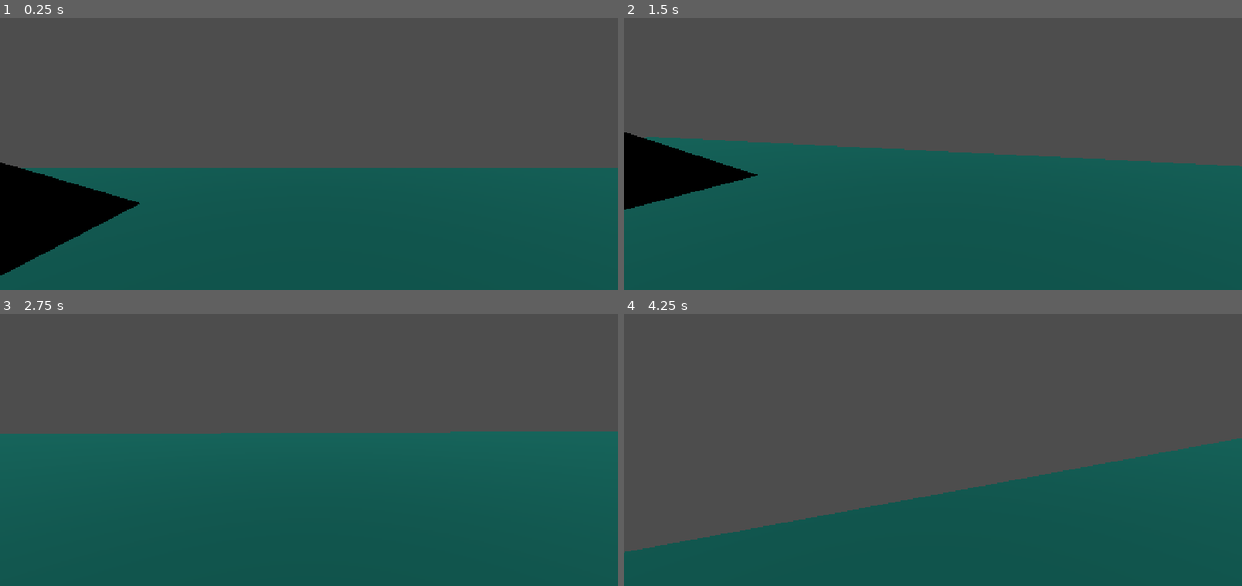
Above: before the commit, frames 1-4 (two rows, left to right).
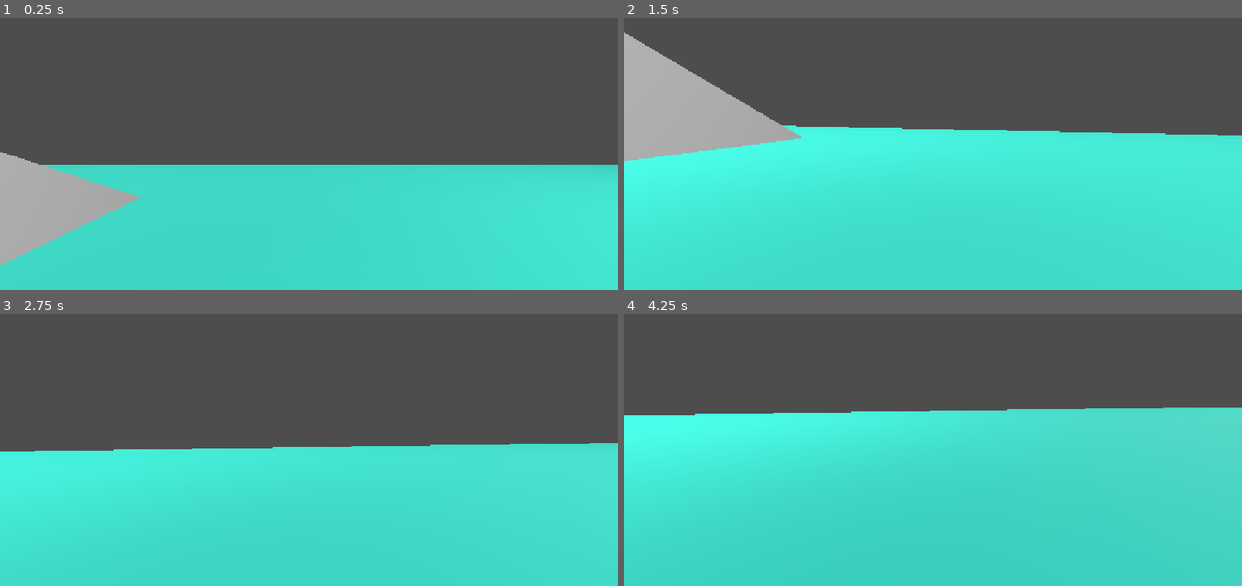
Above: after the commit, the same moments.

Repository: tamayotimothy13/3d-horrorGame
Game: Godot game, scene res://scenes/environments/training_ground_map.tscn
Same seed, same stepped clock (60 frames per second), same inputs: the game is played once before the commit and once after it.
Inputs (mouse positions are in pixels of both pictures, inside the frame that each line leads up to):
- Up to frame 1 (0.25 s): no input
- Up to frame 2 (1.5 s): move the mouse to (963, 115) at 0.52 s; hold W (walk_forward) from 0.53 s (still down); tap Space (jump) at 0.6, 0.77, 1.07 s; click (963, 115) at 0.67 s; move the mouse to (902, 118) at 1.27 s; tap F (flashlight) at 1.35 s
- Up to frame 3 (2.75 s): keep holding W (walk_forward); tap Space (jump) at 1.52, 1.55, 1.82, 2.3 s; move the mouse to (321, 406) at 2.02 s; tap ` (freefly) at 2.1 s
- Up to frame 4 (4.25 s): keep holding W (walk_forward); move the mouse to (926, 417) at 2.77 s; tap Shift (sprint) at 2.85 s; click (926, 417) at 2.92 s; tap Space (jump) at 3.02, 3.05, 3.32, 3.6, 3.77, 4.07 s; move the mouse to (976, 417) at 3.52 s

The runs differ from the first frame. In frame 1, 46% of the frame differs, in the area x 0-100%, y 49-100%; in frame 2, 63%; in frame 3, 56%; in frame 4, 64%, in the area x 0-100%, y 34-100%.

Commit message:
binigyan ng binti yung player para makatalon

Diff:
--- a/project.godot
+++ b/project.godot
@@ -92,6 +92,7 @@
 [physics]
 
 3d/physics_engine="Jolt Physics"
+3d/default_gravity=60.0
 
 [rendering]
 
--- a/scenes/environments/training_ground_map.tscn
+++ b/scenes/environments/training_ground_map.tscn
@@ -304,4 +304,10 @@
 light_color = Color(0.4506483, 0.4506483, 0.45064825, 1)
 sky_mode = 1
 
+[node name="SpotLight3D" type="SpotLight3D" parent="." unique_id=532454255]
+transform = Transform3D(-0.10146819, -0.6196292, 0.7783084, 0.12577763, 0.7680781, 0.6278823, -0.9868557, 0.16160388, -4.81617e-09, 344.29797, 274.37662, 0.20237732)
+light_energy = 1000.0
+light_indirect_energy = 1.185
+spot_range = 4096.0
+
 [connection signal="body_entered" from="TriggerZone" to="." method="_on_trigger_zone_body_entered"]
--- a/scenes/player/player.tscn
+++ b/scenes/player/player.tscn
@@ -5,7 +5,9 @@
 [sub_resource type="GDScript" id="GDScript_gmlin"]
 script/source = "extends CharacterBody3D
 
-const SPEED = 30.0
+const SPEED = 18
+const JUMP_VELOCITY = 25
+
 var gravity = ProjectSettings.get_setting(\"physics/3d/default_gravity\")
 
 @onready var camera = $Camera3D
@@ -25,6 +27,10 @@
 func _physics_process(delta):
 	if not is_on_floor():
 		velocity.y -= gravity * delta
+
+	# handle jump
+	if Input.is_action_just_pressed(\"jump\") and is_on_floor():
+		velocity.y = JUMP_VELOCITY
 
 	# Make sure you mapped these actions in Project Settings -> Input Map
 	var input_dir = Input.get_vector(\"move_left\", \"move_right\", \"move_forward\", \"move_back\")
